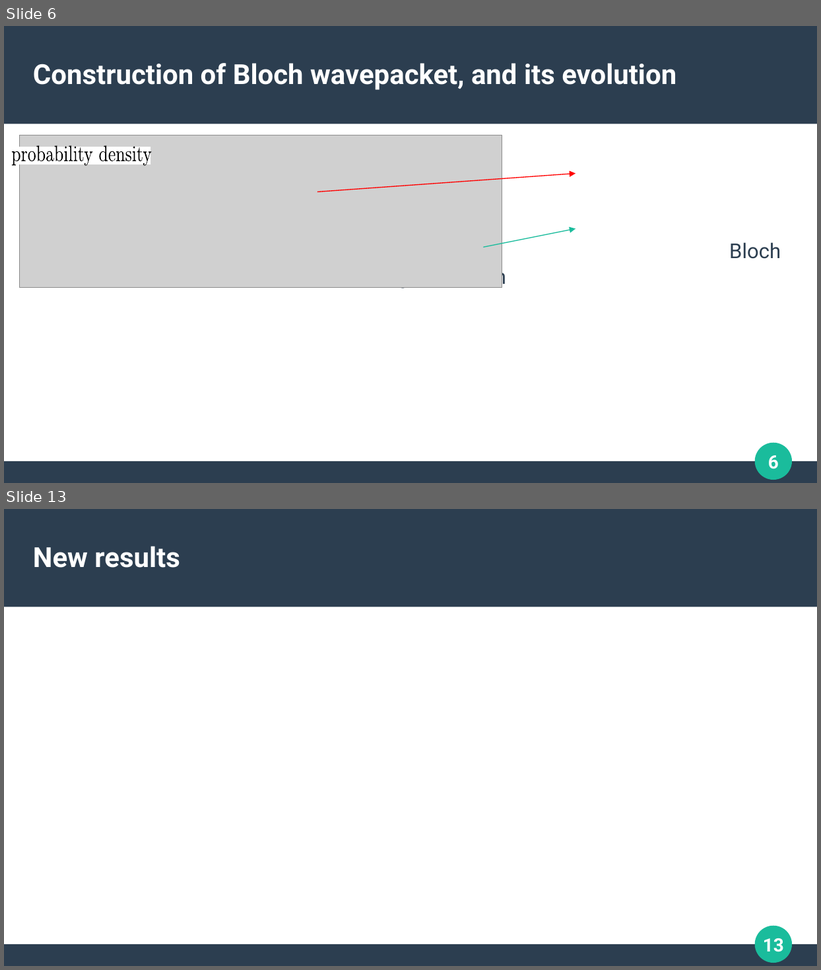
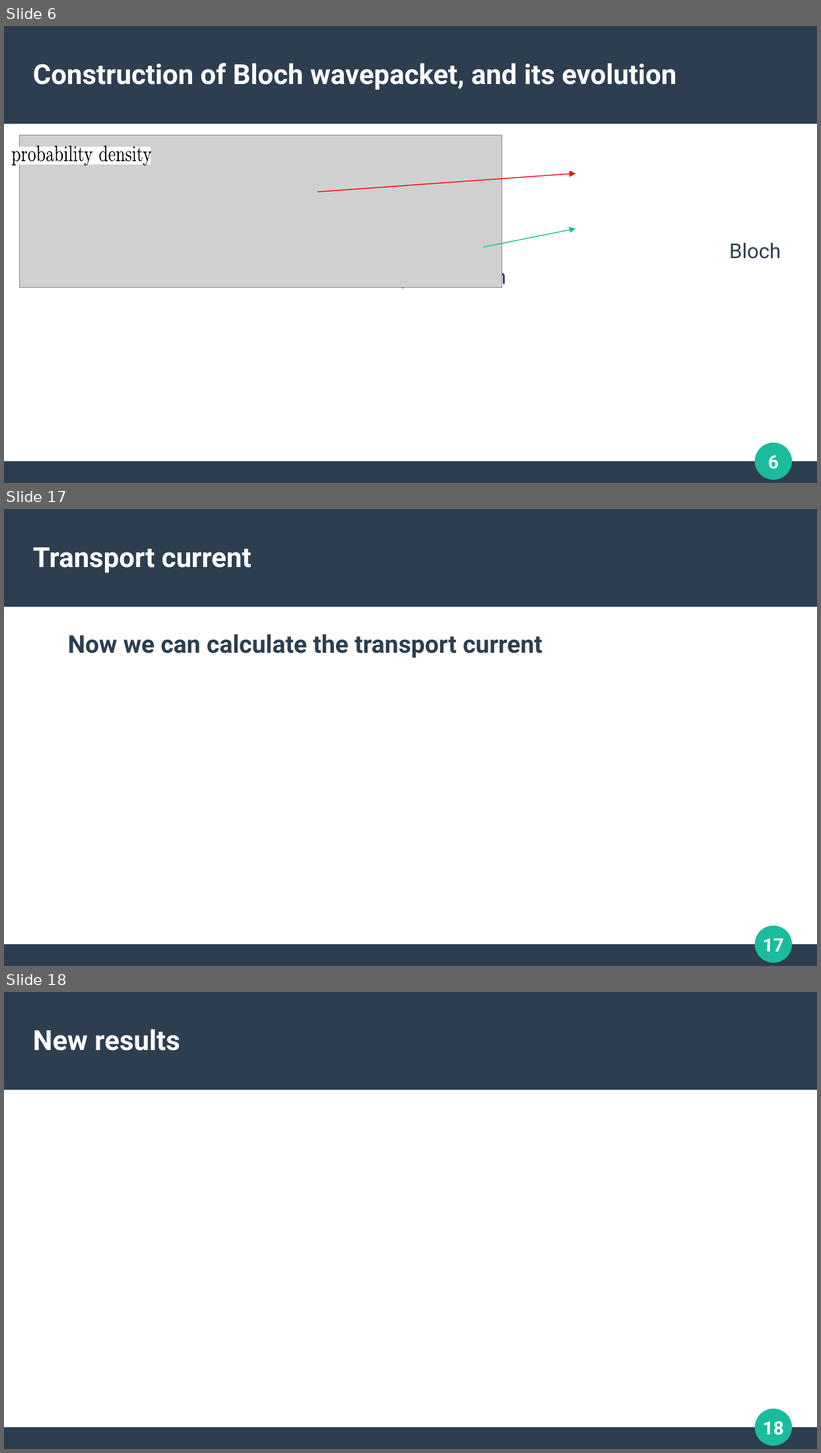
Before and after one commit to apandada1/bachelors-thesis, a slide deck: presentation/berry-transport.odp. Shown one above the other, each under a label of ours: slides 6 and 13 before the commit, slides 6, 17 and 18 after it; the slides between them are not shown. The pictures are 821x970 and 821x1453 pixels, drawn with LibreOffice and Linux fonts; fonts in the diff are those of the drawing; grey boxes stand for pictures. Boxes give left, top, right and bottom in pixels: in the first picture for what was removed or moved away, otherwise in the second. Text is boxed around its words. In the diff, an @@ line names an element or a change of style, - is before the commit and + after.

```diff
--- a/presentation/berry-transport.odp
+++ b/presentation/berry-transport.odp
@@ slide 17 added at <box>4,509,817,966</box>, background #FFFFFF; not listed: 4 template elements that a slide beside it also shows @@
@@ title added at <box>33,547,252,573</box>, 27 pt, text #FFFFFF, bold @@
+Transport current
@@ text added at <box>68,634,543,658</box>, 24 pt, text #2C3E50, bold @@
+Now we can calculate the transport current
@@ what was slide 13 is now slide 18 @@
@@ page number at <box>763,1422,784,1436</box>: text changed @@
-13
+18
```
Also in this commit, not shown: 6 slides changed, 4 other slides added.
